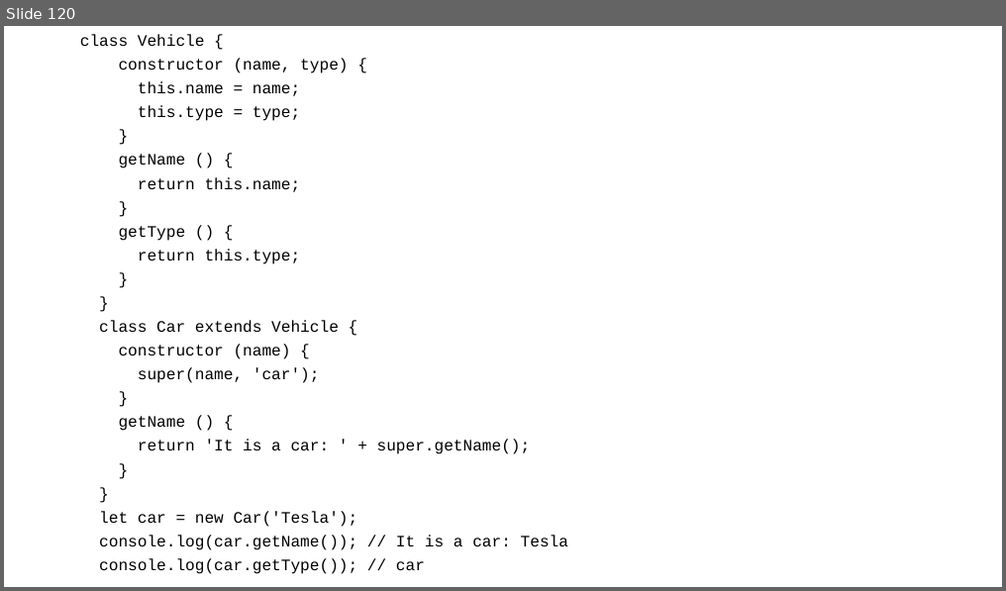
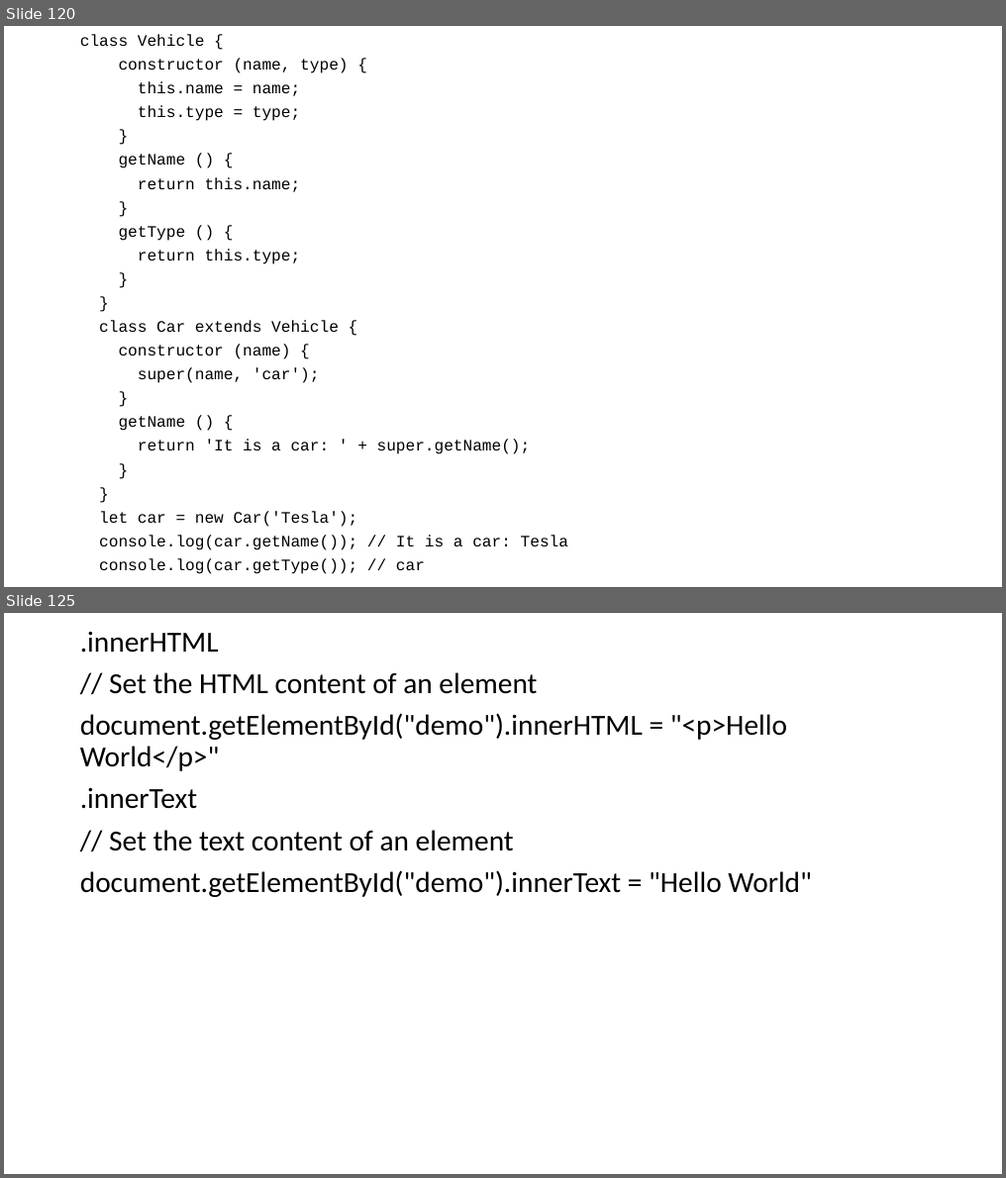
Before and after one commit to smishra1000/full_stack_react_node, a slide deck: frontend/notes.pptx. Shown one above the other, each under a label of ours: slide 120 before the commit, slides 120 and 125 after it; the slides between them are not shown. The pictures are 1006x591 and 1006x1178 pixels, drawn with LibreOffice and Linux fonts; fonts in the diff are those of the drawing. Boxes give left, top, right and bottom in pixels: in the first picture for what was removed or moved away, otherwise in the second. Text is boxed around its words. In the diff, an @@ line names an element or a change of style, - is before the commit and + after.

```diff
--- a/frontend/notes.pptx
+++ b/frontend/notes.pptx
@@ slide 125 added at box(4, 613, 1002, 1174), background #FFFFFF @@
@@ text added at box(80, 631, 811, 897), 28 pt, text #000000 @@
+.innerHTML
+// Set the HTML content of an element
+document.getElementById("demo").innerHTML = "<p>Hello World</p>"
+.innerText
+// Set the text content of an element
+document.getElementById("demo").innerText = "Hello World"
```
Also in this commit, not shown: 6 other slides added, 13 other files.
